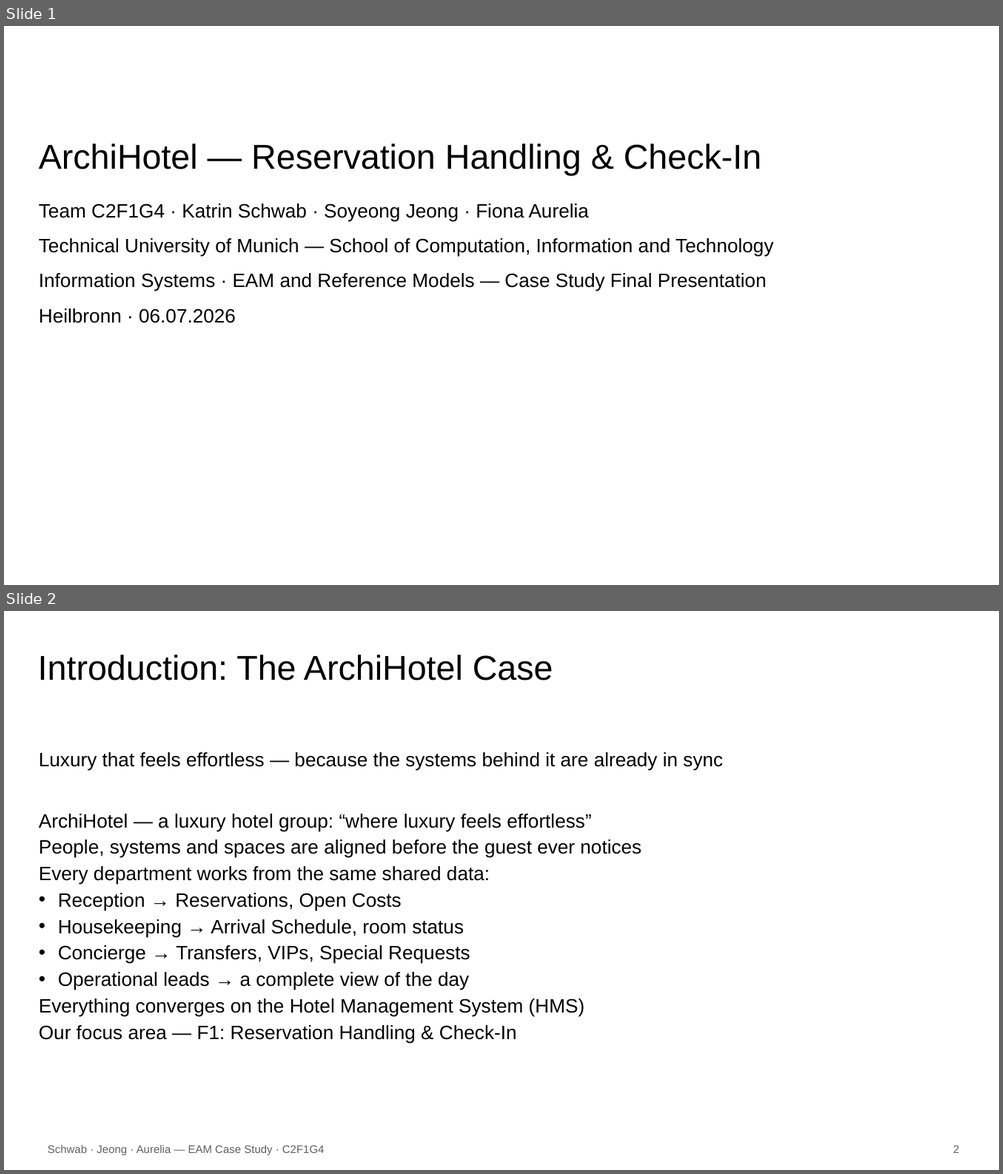
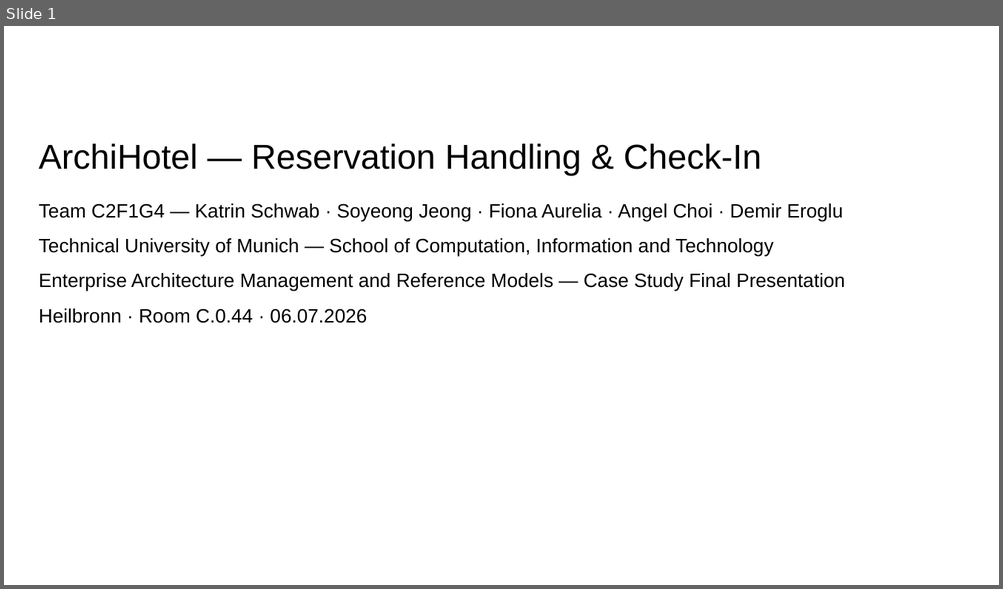
Before and after one commit to KatrinSchw/enterprise-architecture-model, a slide deck: slides/C2F1G4.pptx. Shown one above the other, each under a label of ours: slides 1 and 2 before the commit, slide 1 after it. The pictures are 1003x1174 and 1003x589 pixels, drawn with LibreOffice and Linux fonts; fonts in the diff are those of the drawing; background and template pictures are left out. Boxes give left, top, right and bottom in pixels: in the first picture for what was removed or moved away, otherwise in the second. Text is boxed around its words. In the diff, an @@ line names an element or a change of style, - is before the commit and + after.

```diff
--- a/slides/C2F1G4.pptx
+++ b/slides/C2F1G4.pptx
@@ slide 2 removed at [4,611,999,1170], background #FFFFFF @@
@@ title removed at [38,655,553,681] @@
-Introduction: The ArchiHotel Case
@@ text removed at [39,752,723,771] @@
-Luxury that feels effortless — because the systems behind it are already in sync
@@ text removed at [39,814,641,1044] @@
-ArchiHotel — a luxury hotel group: “where luxury feels effortless”
-People, systems and spaces are aligned before the guest ever notices
-Every department works from the same shared data:
-  • Reception → Reservations, Open Costs
-  • Housekeeping → Arrival Schedule, room status
-  • Concierge → Transfers, VIPs, Special Requests
-  • Operational leads → a complete view of the day
-Everything converges on the Hotel Management System (HMS)
-Our focus area — F1: Reservation Handling & Check-In
@@ text removed at [48,1145,324,1156] @@
-Schwab · Jeong · Aurelia — EAM Case Study · C2F1G4
@@ text removed at [953,1145,959,1153] @@
-2
@@ slide 1 changed as well @@
@@ text at [39,204,843,222]: text changed @@
-Team C2F1G4 · Katrin Schwab · Soyeong Jeong · Fiona Aurelia
+Team C2F1G4 — Katrin Schwab · Soyeong Jeong · Fiona Aurelia · Angel Choi · Demir Eroglu
@@ text at [39,273,845,323]: text changed @@
-Information Systems · EAM and Reference Models — Case Study Final Presentation
-Heilbronn · 06.07.2026
+Enterprise Architecture Management and Reference Models — Case Study Final Presentation
+Heilbronn · Room C.0.44 · 06.07.2026
```
Also in this commit, not shown: 14 slides added, 7 other slides removed, 5 other files.
